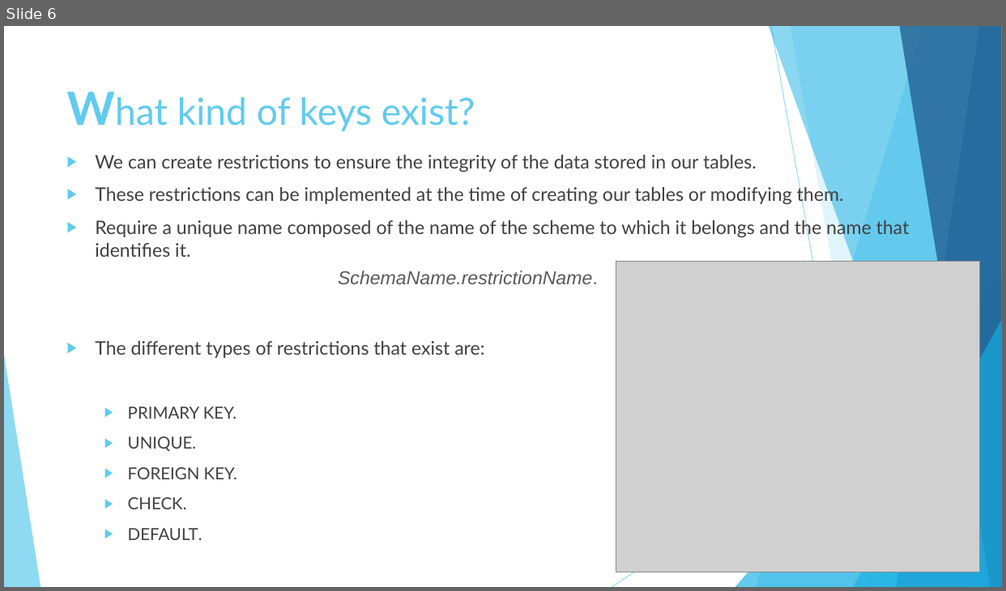
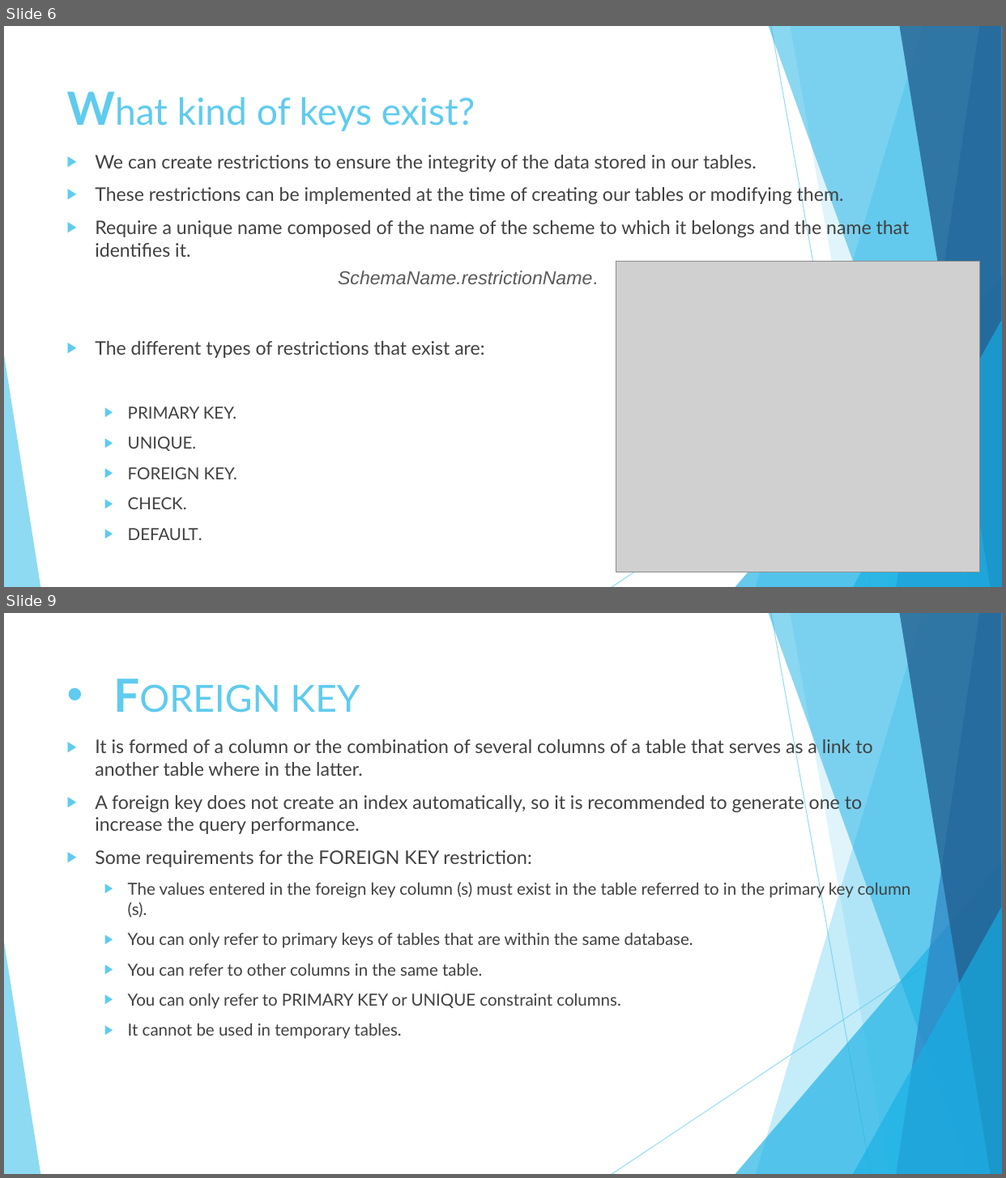
Before and after one commit to diegosilva91/MySQL-BASICS, a slide deck: MySQL BASICS.pptx. Shown one above the other, each under a label of ours: slide 6 before the commit, slides 6 and 9 after it; the slides between them are not shown. The pictures are 1006x591 and 1006x1178 pixels, drawn with LibreOffice and Linux fonts; fonts in the diff are those of the drawing; grey boxes stand for pictures. Boxes give left, top, right and bottom in pixels: in the first picture for what was removed or moved away, otherwise in the second. Text is boxed around its words. In the diff, an @@ line names an element or a change of style, - is before the commit and + after.

```diff
--- a/MySQL BASICS.pptx
+++ b/MySQL BASICS.pptx
@@ slide 9 added at [4, 613, 1002, 1174], background #FFFFFF; not listed: 10 template elements that a slide beside it also shows @@
@@ title added at [291, 685, 360, 712], 36 pt, text #5FCBEF @@
+• FOREIGN KEY
@@ text added at [95, 737, 911, 1039], 16 pt, text #404040 @@
+▶ It is formed of a column or the combination of several columns of a table that serves as a link to another table where in the latter.
+▶ A foreign key does not create an index automatically, so it is recommended to generate one to increase the query performance.
+▶ Some requirements for the FOREIGN KEY restriction:
+  ▶ The values entered in the foreign key column (s) must exist in the table referred to in the primary key column (s).
+  ▶ You can only refer to primary keys of tables that are within the same database.
+  ▶ You can refer to other columns in the same table.
+  ▶ You can only refer to PRIMARY KEY or UNIQUE constraint columns.
+  ▶ It cannot be used in temporary tables.
```
Also in this commit, not shown: 1 slide changed, 3 other slides added, 3 other files.
